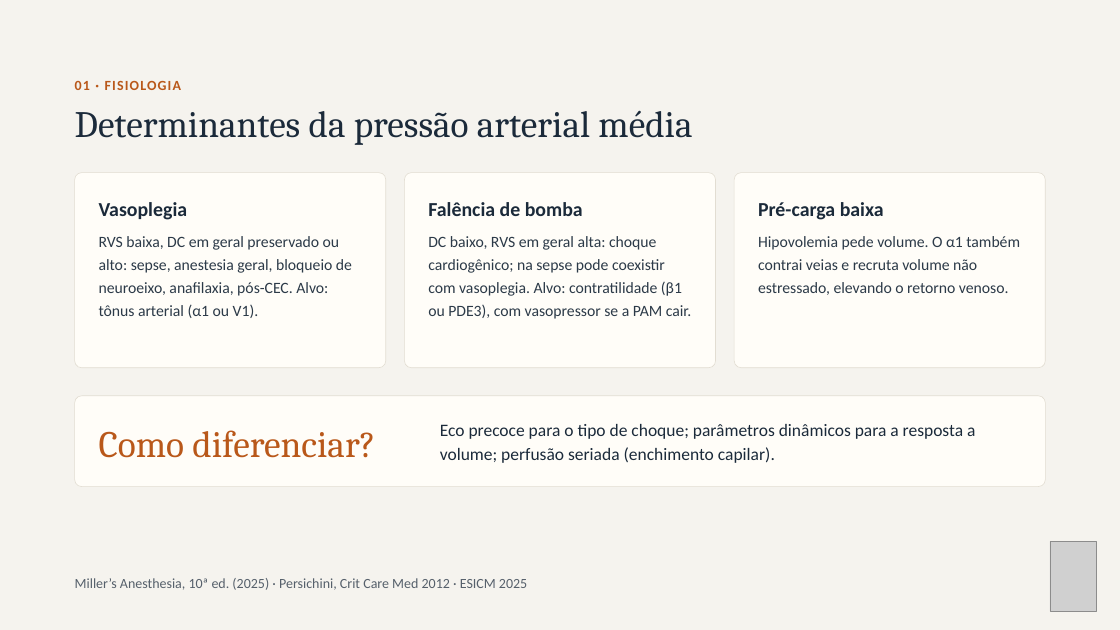
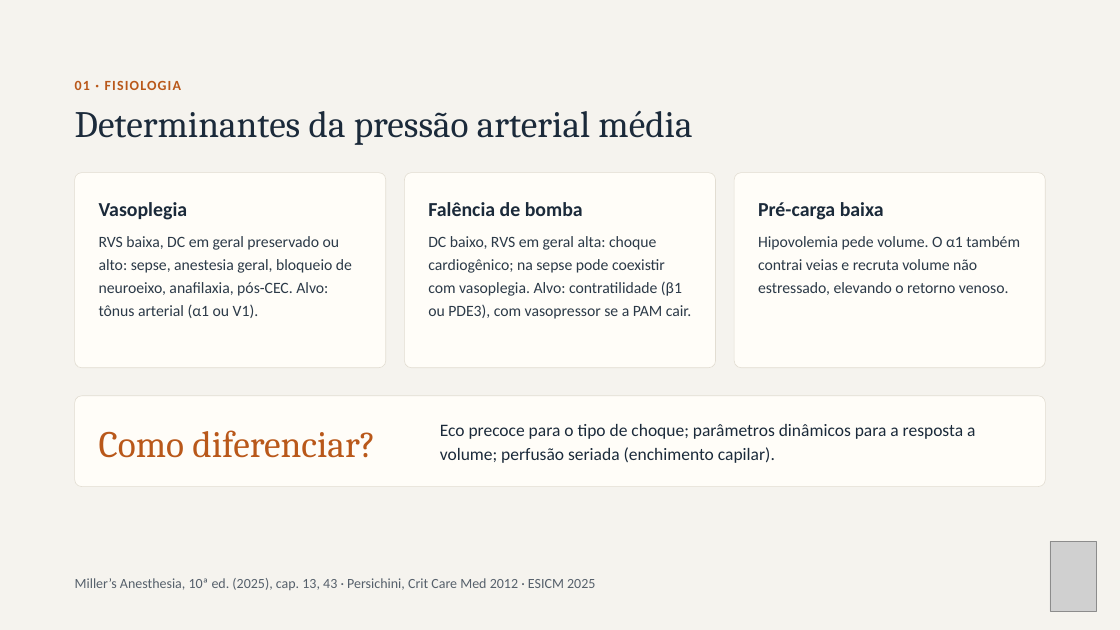
Before and after one commit to brunomoraesdubois-bit/Bruno, a slide deck: slide 3 of apresentacao/Aminas_Vasoativas.pptx. Drawn at 1120x630 pixels with LibreOffice and Linux fonts; fonts in the diff are those of the drawing; grey boxes stand for pictures. Boxes give left, top, right and bottom in pixels: in the first picture for what was removed or moved away, otherwise in the second. Text is boxed around its words. In the diff, an @@ line names an element or a change of style, - is before the commit and + after.

```diff
--- a/apresentacao/Aminas_Vasoativas.pptx
+++ b/apresentacao/Aminas_Vasoativas.pptx
@@ text at bbox=[75, 578, 595, 590]: text changed @@
-Miller’s Anesthesia, 10ª ed. (2025) · Persichini, Crit Care Med 2012 · ESICM 2025
+Miller’s Anesthesia, 10ª ed. (2025), cap. 13, 43 · Persichini, Crit Care Med 2012 · ESICM 2025
```
Also in this commit, not shown: 10 other slides changed, 15 other files.
